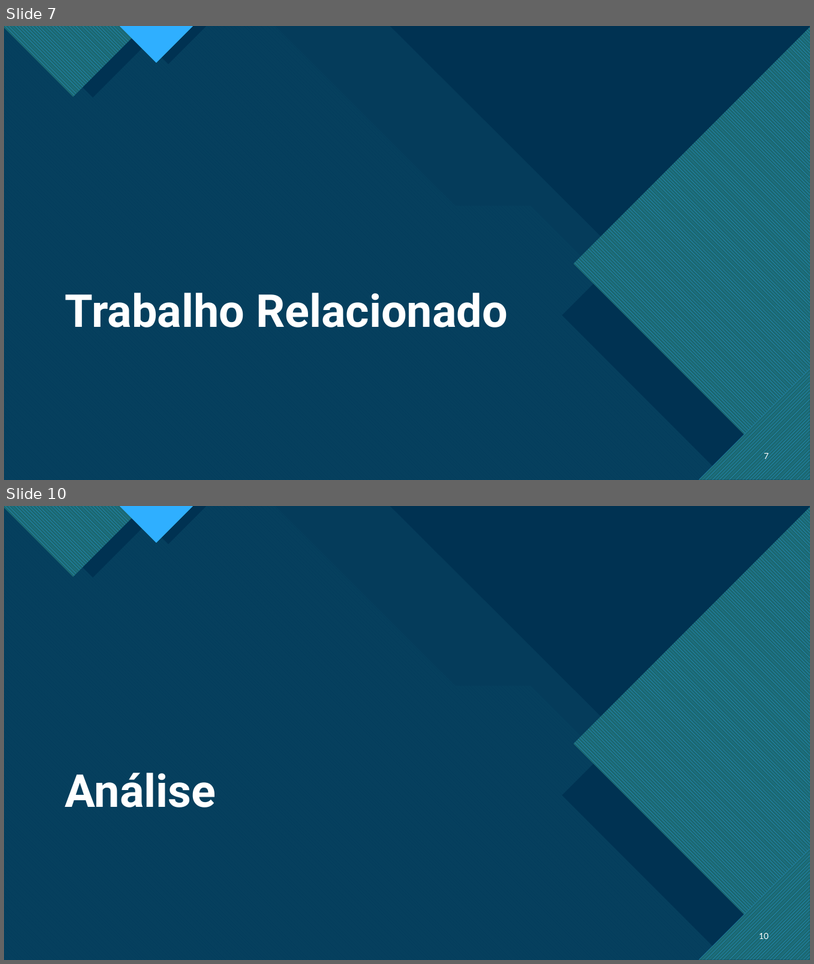
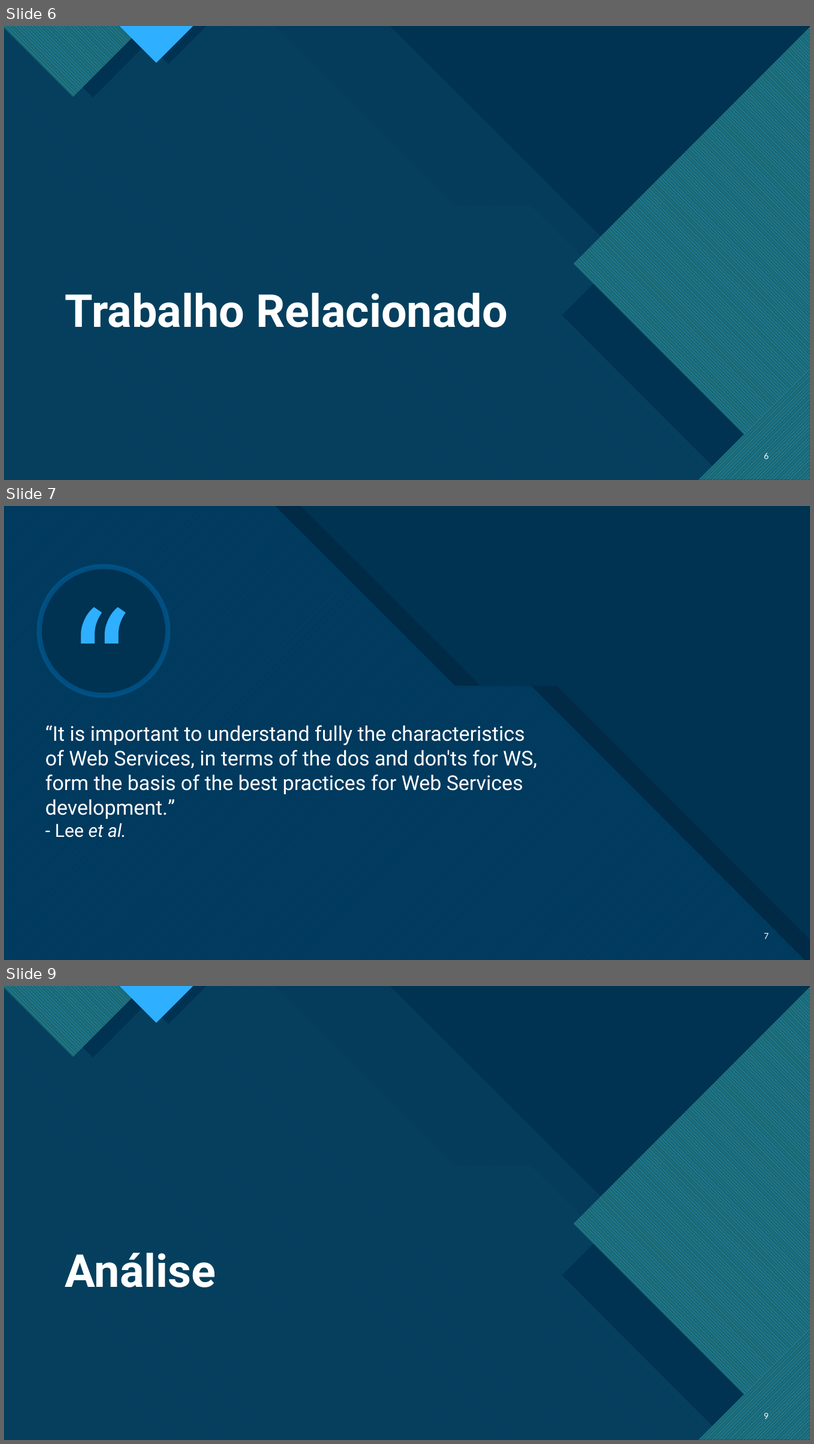
Before and after one commit to pedrocarrega/tese_mestrado_21-22, a slide deck: relatorio_preliminar/presentation.pptx. Shown one above the other, each under a label of ours: slides 7 and 10 before the commit, slides 6, 7 and 9 after it; the slides between them are not shown. The pictures are 814x964 and 814x1444 pixels, drawn with LibreOffice and Linux fonts; fonts in the diff are those of the drawing. Boxes give left, top, right and bottom in pixels: in the first picture for what was removed or moved away, otherwise in the second. Text is boxed around its words. In the diff, an @@ line names an element or a change of style, - is before the commit and + after.

```diff
--- a/relatorio_preliminar/presentation.pptx
+++ b/relatorio_preliminar/presentation.pptx
@@ slide 7 added at [4, 506, 810, 960], background #FFFFFF; not listed: 9 template elements that a slide beside it also shows @@
@@ rectangle added at [4, 506, 810, 960], fill #003352 @@
@@ freeform shape added at [4, 506, 806, 960], fill pattern #47C3D3 on #0065A4 @@
@@ freeform shape added at [4, 506, 810, 960], fill #003352 at 85% opacity @@
@@ freeform shape added at [29, 506, 810, 960], fill #000000 @@
@@ ellipse added at [39, 567, 168, 696], fill #003352, outline #0065A4 6 pt @@
@@ text added at [68, 567, 134, 756], 184 pt, text #2FAFFF @@
+“
@@ title added at [45, 725, 537, 837], 24.3 pt, text #FFFFFF @@
+“It is important to understand fully the characteristics
+of Web Services, in terms of the dos and don'ts for WS,
+form the basis of the best practices for Web Services
+development.”
+- Lee et al.
@@ page number added at [764, 933, 769, 939], 10 pt, text #FFFFFF @@
+7
@@ what was slide 7 is now slide 6 @@
@@ page number at [764, 453, 769, 461]: text changed @@
-7
+6
@@ what was slide 10 is now slide 9 @@
@@ page number at [764, 1413, 769, 1421]: text changed @@
-10
+9
```
Also in this commit, not shown: 5 slides changed, 1 other slide added, 2 slides removed, 1 other file.
